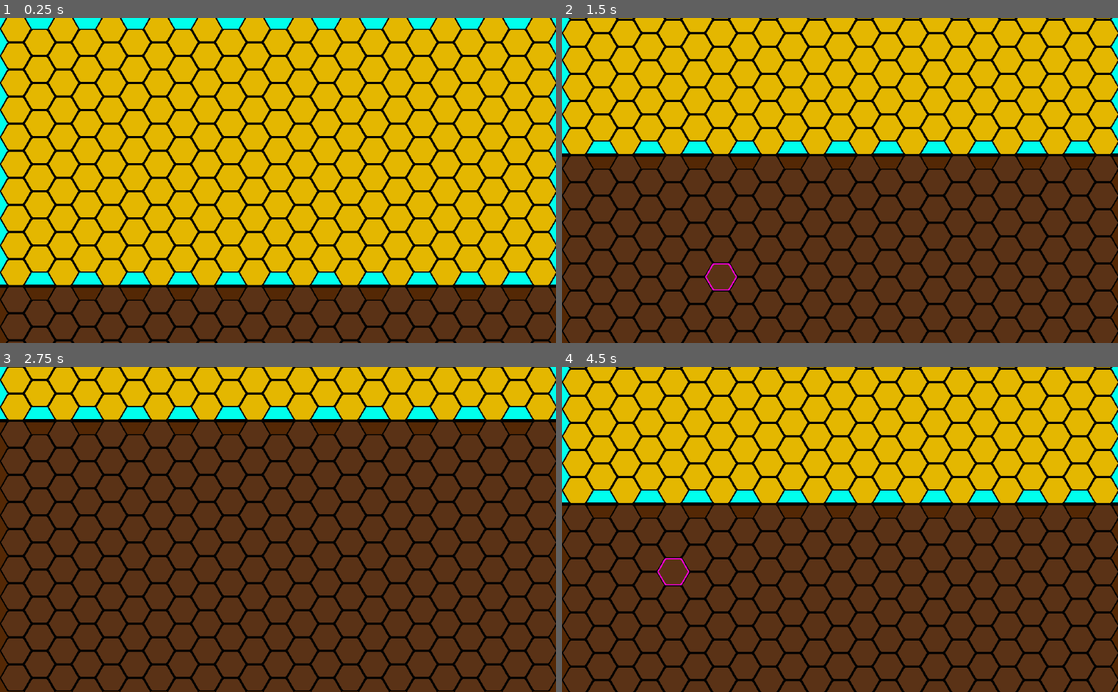
Above: before the commit, frames 1-4 (two rows, left to right).
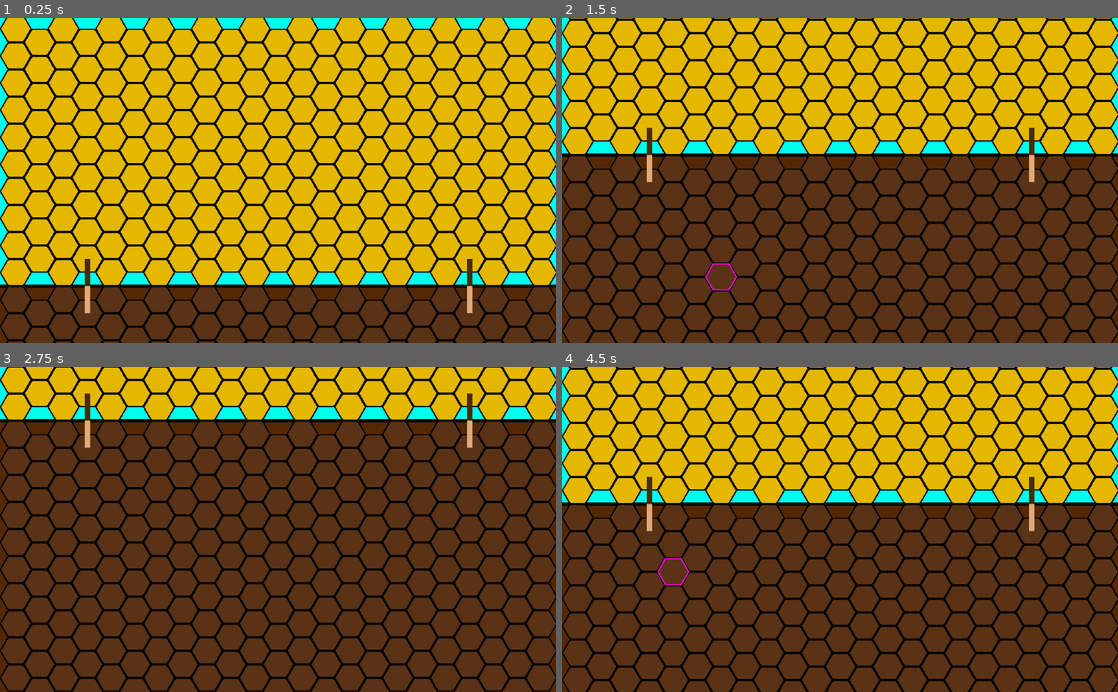
Above: after the commit, the same moments.

Repository: SmaugOfErebor/XylemAndPhloem
Game: Godot game, scene res://scenes/background.tscn
Same seed, same stepped clock (60 frames per second), same inputs: the game is played once before the commit and once after it.
Inputs (mouse positions are in pixels of both pictures, inside the frame that each line leads up to):
- Up to frame 1 (0.25 s): no input
- Up to frame 2 (1.5 s): tap Enter at 0.5 s; move the mouse to (962, 164) at 0.52 s; tap S (move_cam_down) at 0.6 s; click (962, 164) at 0.67 s; tap Space at 1.25 s; move the mouse to (728, 196) at 1.27 s; tap W (move_cam_up) at 1.35 s; click (728, 196) at 1.42 s
- Up to frame 3 (2.75 s): tap Enter at 2 s; move the mouse to (333, 458) at 2.02 s; tap S (move_cam_down) at 2.1 s; click (333, 458) at 2.17 s
- Up to frame 4 (4.5 s): tap Space at 2.75, 4.25 s; move the mouse to (812, 594) at 2.77 s; tap W (move_cam_up) at 2.85, 4.35 s; click (812, 594) at 2.92 s; tap Enter at 3.5 s; move the mouse to (1006, 578) at 3.52 s; tap S (move_cam_down) at 3.6 s; click (1006, 578) at 3.67 s; move the mouse to (673, 480) at 4.27 s; click (673, 480) at 4.42 s

The runs differ from the first frame. In frame 1, 0.3% of the frame differs, in the area x 15-85%, y 74-91%; in frame 2, 0.3%, in the area x 15-85%, y 33-51%; in frame 3, 0.3%; in frame 4, 0.3%.

Commit message:
Made default trees.

Diff:
--- a/autoloads/globals.gd
+++ b/autoloads/globals.gd
@@ -1,4 +1,4 @@
 extends Node
 
 func get_tiles() -> TileMap:
-	 return get_tree().get_root().get_node("root_node") as TileMap
+	 return get_tree().get_root().get_node("root_node").get_node("root_2d").get_node("tiles") as TileMap
--- a/project.godot
+++ b/project.godot
@@ -14,7 +14,7 @@
 "language": "GDScript",
 "path": "res://scenes/camera.gd"
 }, {
-"base": "Reference",
+"base": "Node2D",
 "class": "GameTree",
 "language": "GDScript",
 "path": "res://scenes/tree.gd"
--- a/scenes/classes/tile_connection.gd
+++ b/scenes/classes/tile_connection.gd
@@ -15,3 +15,11 @@
 	self.fromTile = fromTile
 	self.toTile = toTile
 	self.lineType = lineType
+
+	if lineType == lineTypes.branch:
+		default_color = Color(.29, .16, .04, 1.0)
+	else:
+		default_color = Color(.88, .67, .47, 1.0)
+
+	add_point(Globals.get_tiles().getCenterPixelPosition(fromTile))
+	add_point(Globals.get_tiles().getCenterPixelPosition(toTile))
--- a/scenes/classes/tile_connection.tscn
+++ b/scenes/classes/tile_connection.tscn
@@ -3,5 +3,5 @@
 [ext_resource path="res://scenes/classes/tile_connection.gd" type="Script" id=1]
 
 [node name="Node2D" type="Line2D"]
-points = PoolVector2Array( 0, 0, 0, 0 )
+default_color = Color( 0.882353, 0.670588, 0.470588, 1 )
 script = ExtResource( 1 )
--- a/scenes/tiles.gd
+++ b/scenes/tiles.gd
@@ -8,7 +8,8 @@
 	ROCK,
 	SHADOW,
 	SUNLIGHT,
-	WATER
+	WATER,
+	TRANSPARENT
 }
 
 # Signal for when the user presses a tile
@@ -18,9 +19,17 @@
 
 var tileData := {}
 
+var playerGameTree: GameTree
+var computerGameTree: GameTree
+
 func _ready():
 	# Generate temporary map
 	tempGenerate()
+	# Add the player and computer trees
+	playerGameTree = GameTree.new(Vector2(3, -1))
+	computerGameTree = GameTree.new(Vector2(19, -1))
+	add_child(playerGameTree)
+	add_child(computerGameTree)
 
 # Add a tile to the map and data class
 func addTile(tileId: int, position: Vector2):
@@ -43,11 +52,8 @@
 		if not tile:
 			tileHighlight.visible = false
 			return
-		# Because of the offset tilemap, we need to adjust each odd column by half
-		if (tilePos.x as int) % 2 == 1:
-			tilePos.y += 0.5
 		# Draw the highlight at the given tile position
-		tileHighlight.position = tilePos * TILE_SIZE
+		tileHighlight.position = getPixelPosition(tile)
 		tileHighlight.visible = true
 	elif (event is InputEventMouseButton or event is InputEventScreenTouch) and event.is_pressed():
 		# The user pressed on a tile (possibly)
@@ -64,12 +70,31 @@
 			emit_signal("tile_pressed", tile)
 			print("TILE PRESSED")
 
+func getPixelPosition(tile: Tile) -> Vector2:
+	var pixelPosition: Vector2
+	pixelPosition.x = tile.position.x * TILE_SIZE.x
+	pixelPosition.y = tile.position.y * TILE_SIZE.y
+	# Because of the offset tilemap, we need to adjust each odd column by half
+	if (tile.position.x as int) % 2 == 1:
+		pixelPosition.y += TILE_SIZE.y / 2
+	return pixelPosition
+
+func getCenterPixelPosition(tile: Tile) -> Vector2:
+	var centerPixelPosition: Vector2 = getPixelPosition(tile)
+	centerPixelPosition.x += TILE_SIZE.x / 2
+	centerPixelPosition.x += 7
+	centerPixelPosition.y += TILE_SIZE.y / 2
+	return centerPixelPosition
+
 func tempGenerate():
 	# Iterate through the basic visual range
 	for y in range(-10, 10):
 		for x in range(0, 23):
 			# Remove the middle row of tiles on ground
 			if y == -1 and x % 2 == 1:
+				if x == 3 || x == 19:
+					# Add transparent tiles to hold the starting trees
+					addTile(TileId.TRANSPARENT, Vector2(x, y))
 				continue
 			# Generate sun if on top, dirt if bottom
 			var tileId: int = TileId.DIRT if y >= 0 else TileId.SUNLIGHT
--- a/scenes/tree.gd
+++ b/scenes/tree.gd
@@ -1,21 +1,24 @@
 class_name GameTree
+extends Node2D
 
-var position: Vector2
+var tileMapPosition: Vector2
 
 var trunk: TileConnection
 var root: TileConnection
 
-func _init(position: Vector2):
-	self.position = position
+func _init(tileMapPosition: Vector2):
+	self.tileMapPosition = tileMapPosition
 
 	var tileMap: TileMap = Globals.get_tiles()
 
 	var trunkPosition: Vector2
-	trunkPosition.x = position.x
-	trunkPosition.y = position.y - 1
-	trunk = TileConnection.new(tileMap.getTile(position), tileMap.getTile(trunkPosition), 0)
+	trunkPosition.x = tileMapPosition.x
+	trunkPosition.y = tileMapPosition.y - 1
+	trunk = TileConnection.new(tileMap.getTile(tileMapPosition), tileMap.getTile(trunkPosition), 0)
+	add_child(trunk)
 
 	var rootPosition: Vector2
-	rootPosition.x = position.x
-	rootPosition.y = position.y + 1
-	root = TileConnection.new(tileMap.getTile(position), tileMap.getTile(rootPosition), 1)
+	rootPosition.x = tileMapPosition.x
+	rootPosition.y = tileMapPosition.y + 1
+	root = TileConnection.new(tileMap.getTile(tileMapPosition), tileMap.getTile(rootPosition), 1)
+	add_child(root)
Binary file added: images/transparent_tile.png
Not shown, added: images/transparent_tile.png.import
